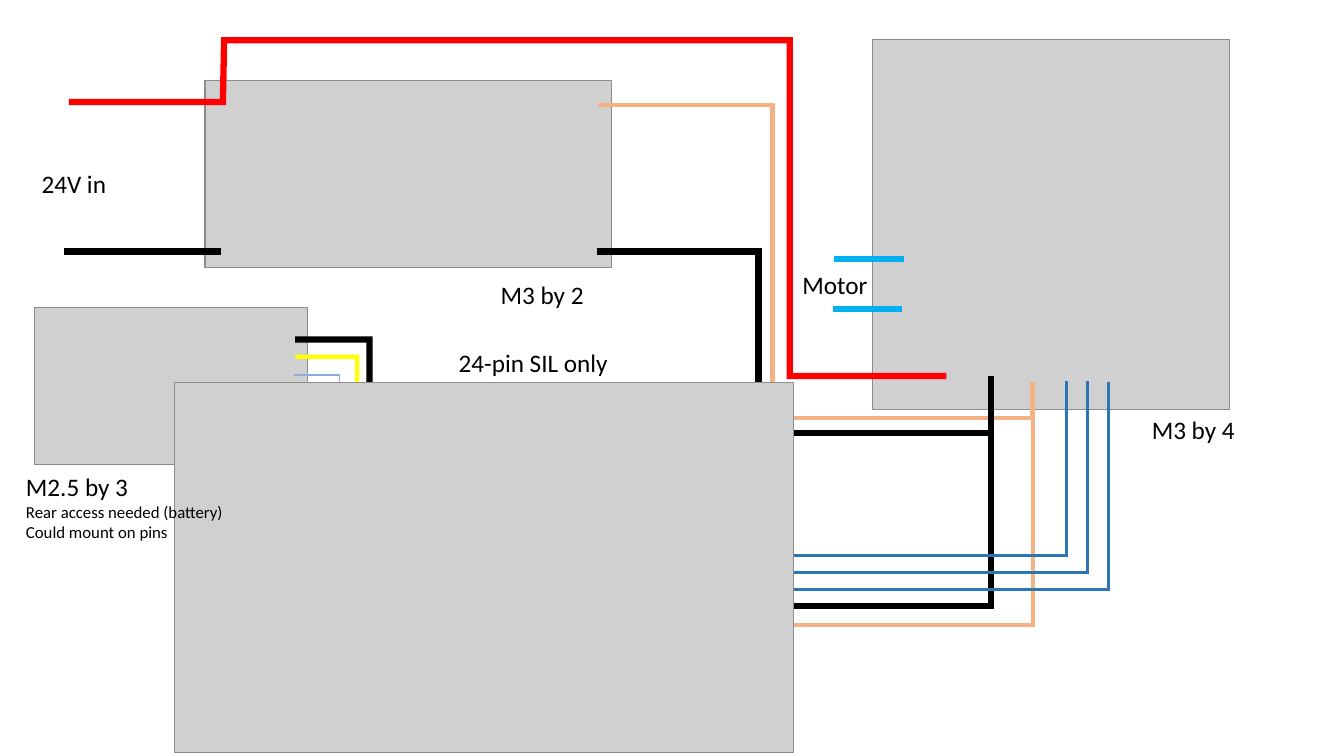
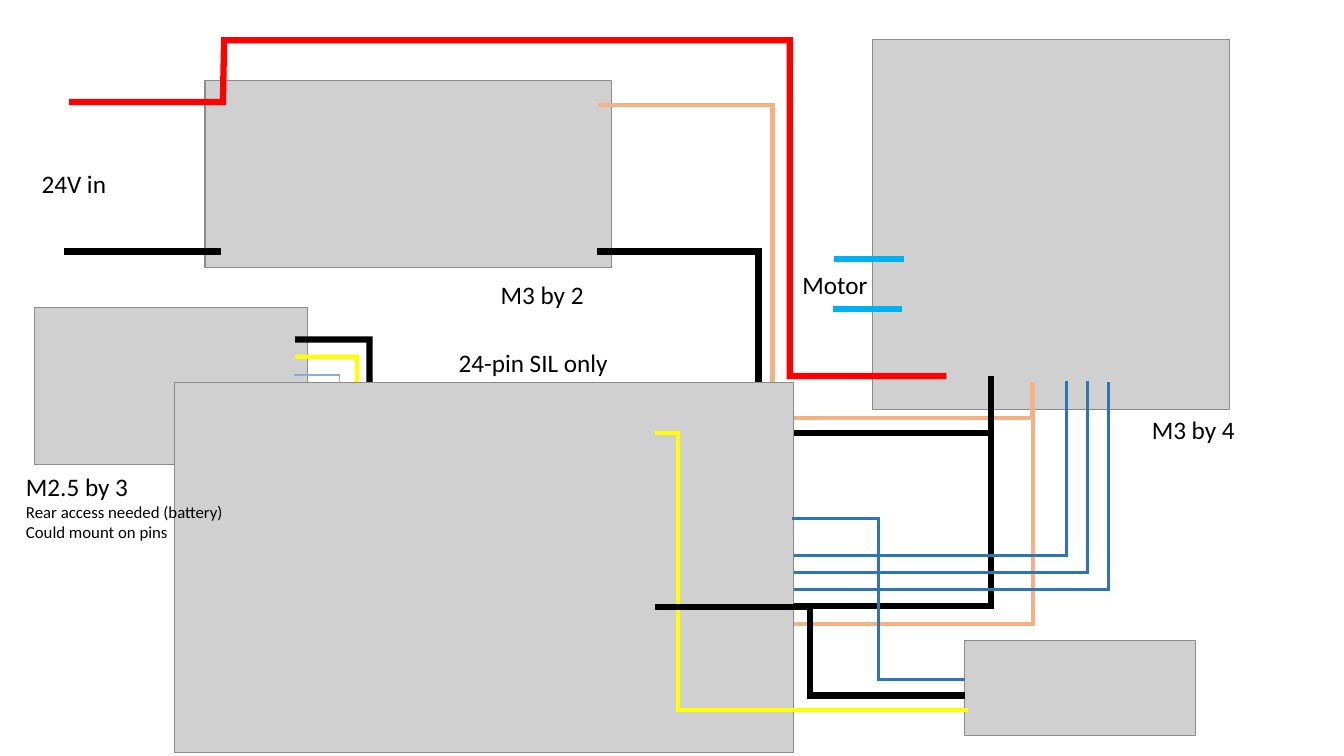
Before and after one commit to MikeEllis-T67M/DGclock, a slide deck: slide 1 of Wiring diagram.pptx. Drawn at 1344x756 pixels with LibreOffice and Linux fonts; fonts in the diff are those of the drawing; grey boxes stand for pictures. Boxes give left, top, right and bottom in pixels: in the first picture for what was removed or moved away, otherwise in the second. Text is boxed around its words. In the diff, an @@ line names an element or a change of style, - is before the commit and + after.

```diff
--- a/Wiring diagram.pptx
+++ b/Wiring diagram.pptx
@@ freeform shape at box(646, 382, 1033, 624): outline redrawn @@
@@ elbow line added from (655, 434) to (968, 711), #FFFF00 3 pt @@
@@ elbow line added from (792, 519) to (965, 680), #2E75B6 2.25 pt @@
@@ elbow line added from (655, 607) to (965, 696), #000000 4.5 pt @@
@@ picture added at box(965, 641, 1196, 736) @@
```
Also in this commit, not shown: 1 slide added, 9 other files.
